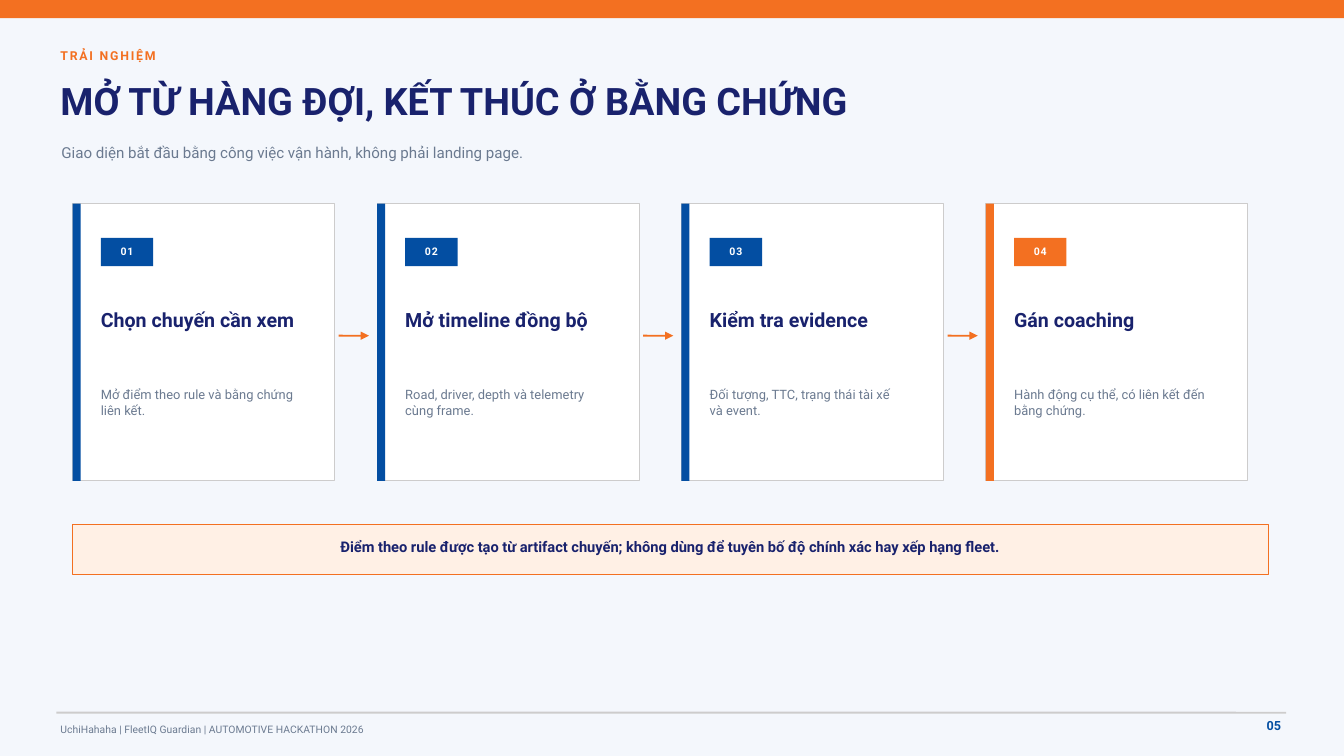
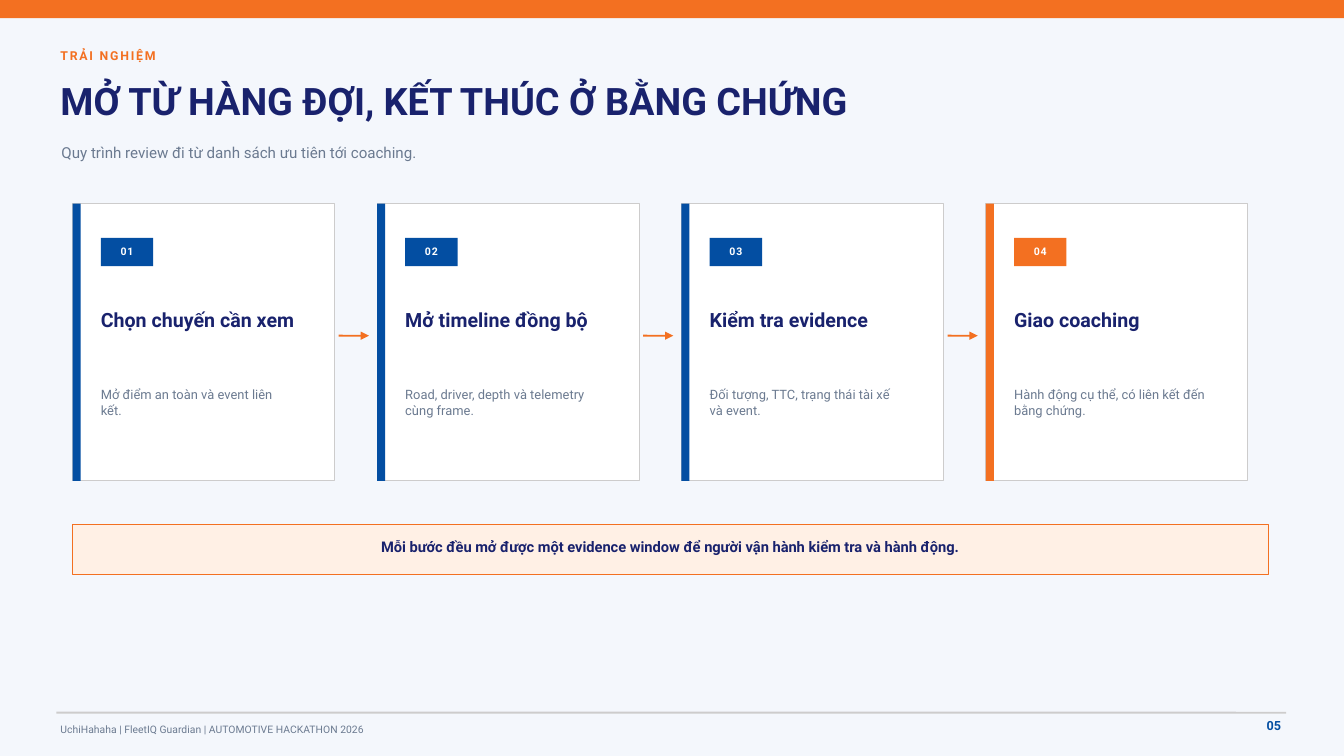
Before and after one commit to hminhphi/UchiHahahaFPTAutomotiveHackathon, a slide deck: slide 5 of docs/proposal/UchiHahaha_FleetIQGuardian_Final_Round2.pptx. Drawn at 1344x756 pixels with LibreOffice and Linux fonts; fonts in the diff are those of the drawing. Boxes give left, top, right and bottom in pixels: in the first picture for what was removed or moved away, otherwise in the second. Text is boxed around its words. In the diff, an @@ line names an element or a change of style, - is before the commit and + after.

```diff
--- a/docs/proposal/UchiHahaha_FleetIQGuardian_Final_Round2.pptx
+++ b/docs/proposal/UchiHahaha_FleetIQGuardian_Final_Round2.pptx
@@ text at [61, 146, 416, 161]: text changed @@
-Giao diện bắt đầu bằng công việc vận hành, không phải landing page.
+Quy trình review đi từ danh sách ưu tiên tới coaching.
@@ text at [1014, 312, 1139, 331]: text changed @@
-Gán coaching
+Giao coaching
@@ text at [101, 388, 272, 415]: text changed @@
-Mở điểm theo rule và bằng chứng liên kết.
+Mở điểm an toàn và event liên kết.
@@ text at [381, 540, 959, 555]: text changed @@
-Điểm theo rule được tạo từ artifact chuyến; không dùng để tuyên bố độ chính xác hay xếp hạng fleet.
+Mỗi bước đều mở được một evidence window để người vận hành kiểm tra và hành động.
```
Also in this commit, not shown: 9 other slides changed, 4 slides removed, 17 other files.
